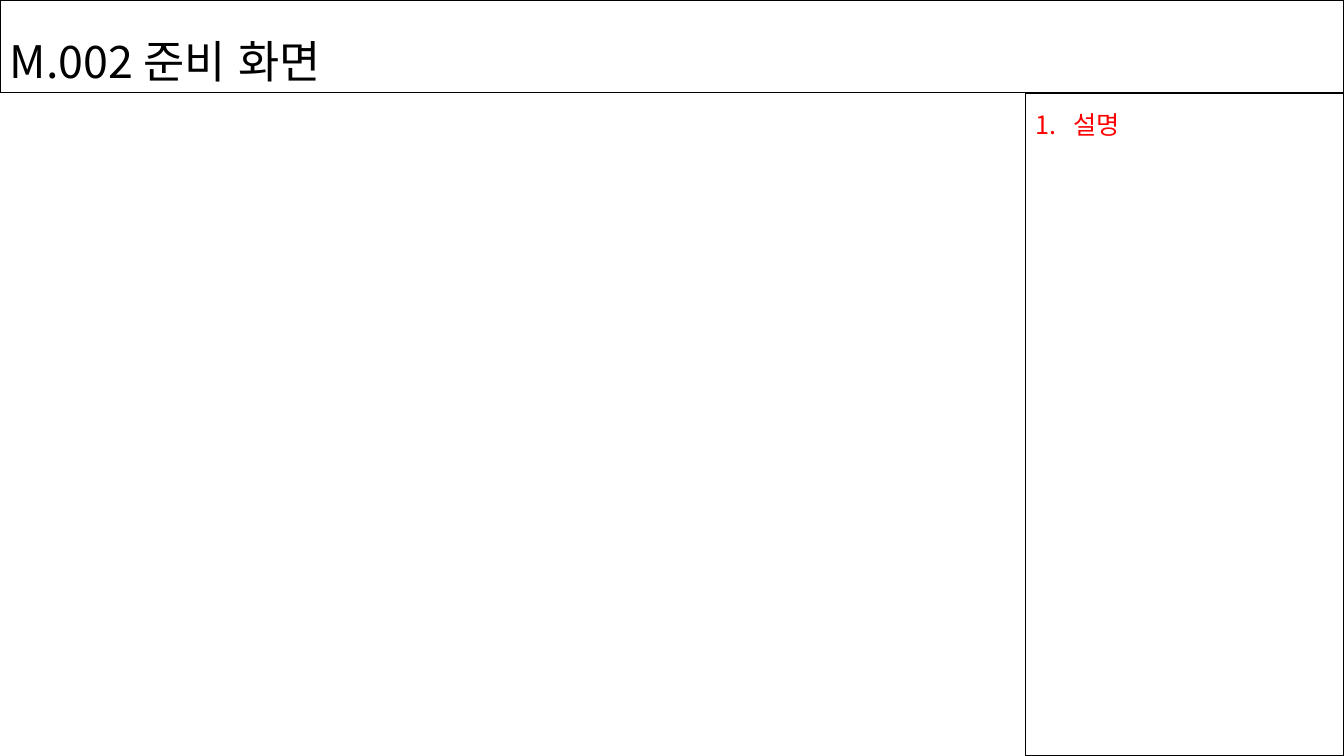
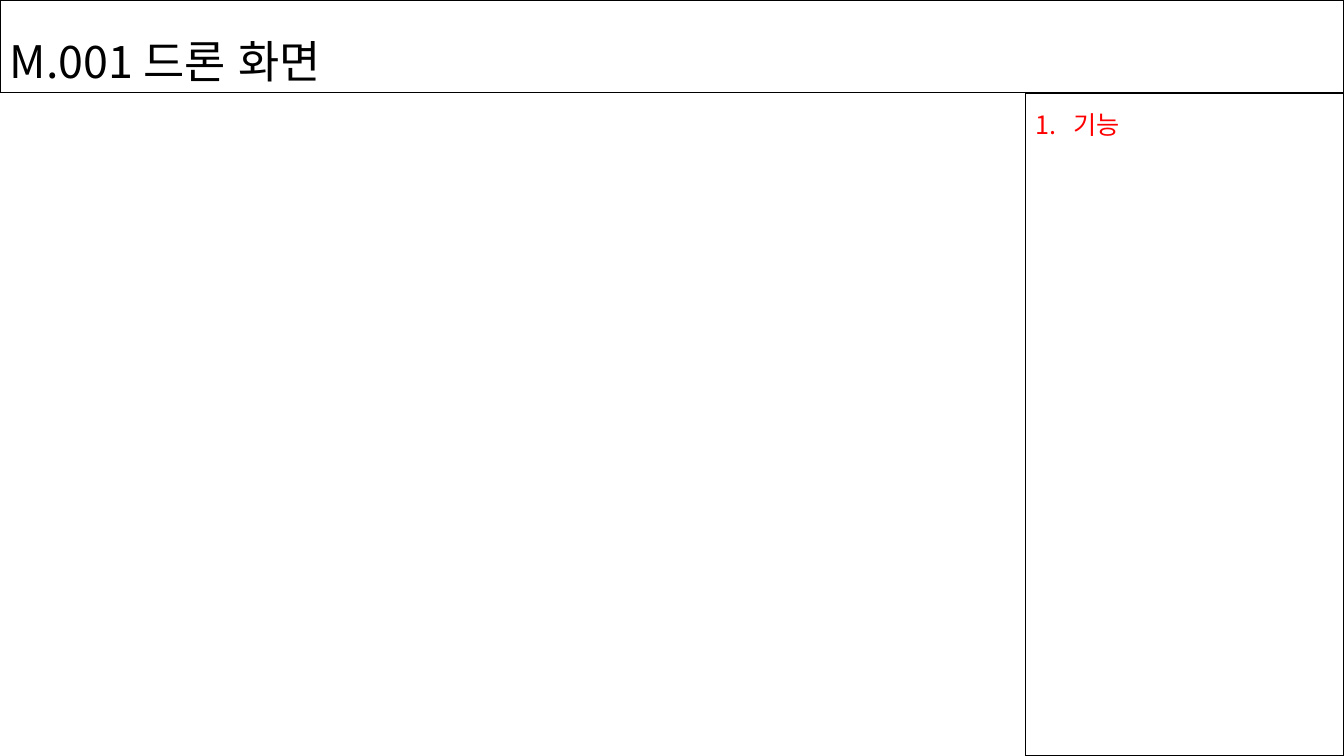
Before and after one commit to minwns11/WarDron, a slide deck: slide 2 of doc/게임기능(김민준)/화면설계서_게임기능(김민준).pptx (slide 3 before the commit). Drawn at 1344x756 pixels with LibreOffice and Linux fonts; fonts in the diff are those of the drawing. Boxes give left, top, right and bottom in pixels: in the first picture for what was removed or moved away, otherwise in the second. Text is boxed around its words. In the diff, an @@ line names an element or a change of style, - is before the commit and + after.

```diff
--- a/doc/게임기능(김민준)/화면설계서_게임기능(김민준).pptx
+++ b/doc/게임기능(김민준)/화면설계서_게임기능(김민준).pptx
@@ text in rectangle at box(10, 41, 321, 82): text changed @@
-M.002 준비 화면
+M.001 드론 화면
@@ text at box(1073, 113, 1119, 136): text changed @@
-1. 설명
+1. 기능
```
Also in this commit, not shown: 1 other slide changed, 2 slides removed, 6 other files.
